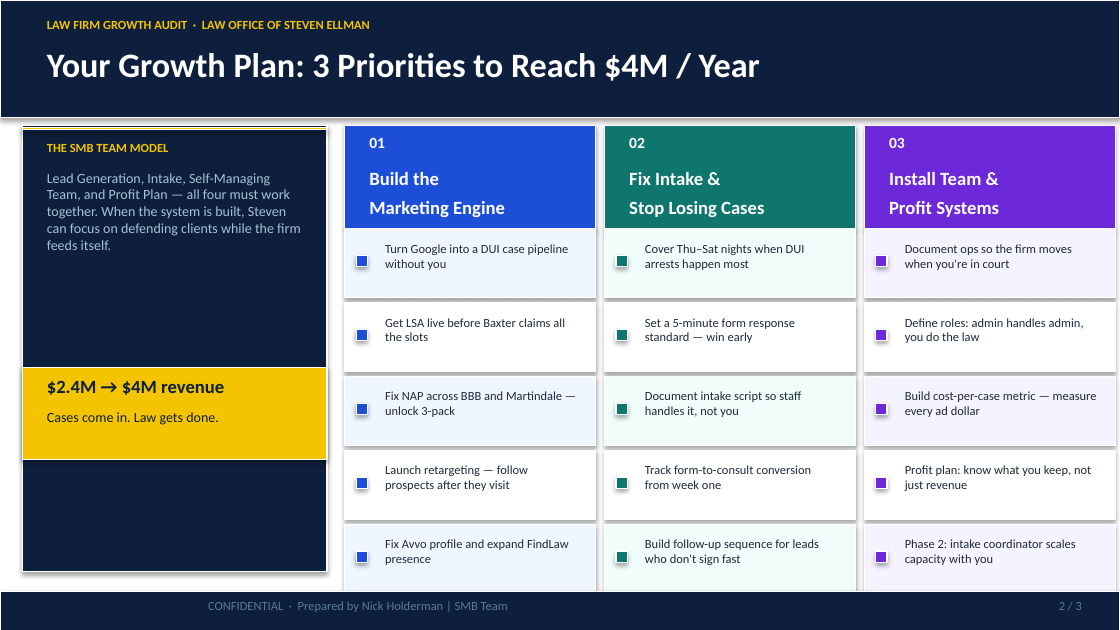
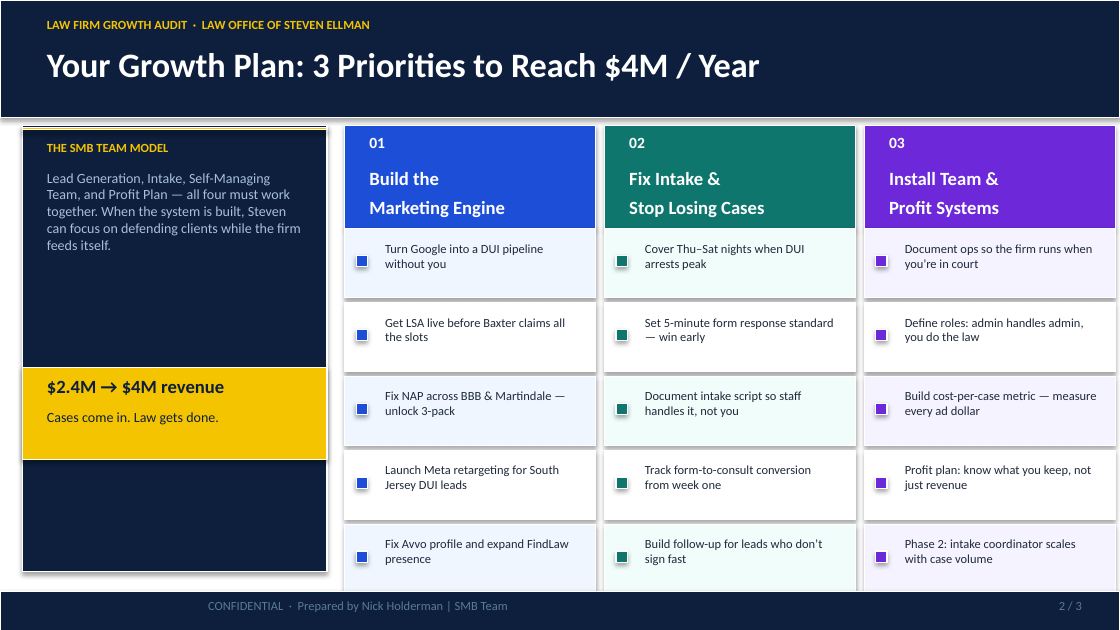
Before and after one commit to SMB-Team-Technology/workwith-smbteam, a slide deck: slide 2 of law-office-of-steven-ellman/Law_Office_of_Steven_Ellman_June2_2026_Proposal.pptx. Drawn at 1120x630 pixels with LibreOffice and Linux fonts; fonts in the diff are those of the drawing. Boxes give left, top, right and bottom in pixels: in the first picture for what was removed or moved away, otherwise in the second. Text is boxed around its words. In the diff, an @@ line names an element or a change of style, - is before the commit and + after.

```diff
--- a/law-office-of-steven-ellman/Law_Office_of_Steven_Ellman_June2_2026_Proposal.pptx
+++ b/law-office-of-steven-ellman/Law_Office_of_Steven_Ellman_June2_2026_Proposal.pptx
@@ text at bbox=[385, 244, 544, 270]: text changed @@
-Turn Google into a DUI case pipeline without you
+Turn Google into a DUI pipeline without you
@@ text at bbox=[645, 244, 805, 270]: text changed @@
-Cover Thu–Sat nights when DUI arrests happen most
+Cover Thu–Sat nights when DUI arrests peak
@@ text at bbox=[905, 244, 1092, 270]: text changed @@
-Document ops so the firm moves when you're in court
+Document ops so the firm runs when you’re in court
@@ text at bbox=[645, 318, 834, 343]: text changed @@
-Set a 5-minute form response standard — win early
+Set 5-minute form response standard — win early
@@ text at bbox=[385, 391, 551, 417]: text changed @@
-Fix NAP across BBB and Martindale — unlock 3-pack
+Fix NAP across BBB & Martindale — unlock 3-pack
@@ text at bbox=[385, 465, 560, 491]: text changed @@
-Launch retargeting — follow prospects after they visit
+Launch Meta retargeting for South Jersey DUI leads
@@ text at bbox=[645, 539, 823, 565]: text changed @@
-Build follow-up sequence for leads who don't sign fast
+Build follow-up for leads who don’t sign fast
@@ text at bbox=[905, 539, 1076, 563]: text changed @@
-Phase 2: intake coordinator scales capacity with you
+Phase 2: intake coordinator scales with case volume
```
Also in this commit, not shown: 2 other slides changed, 1 other file.
